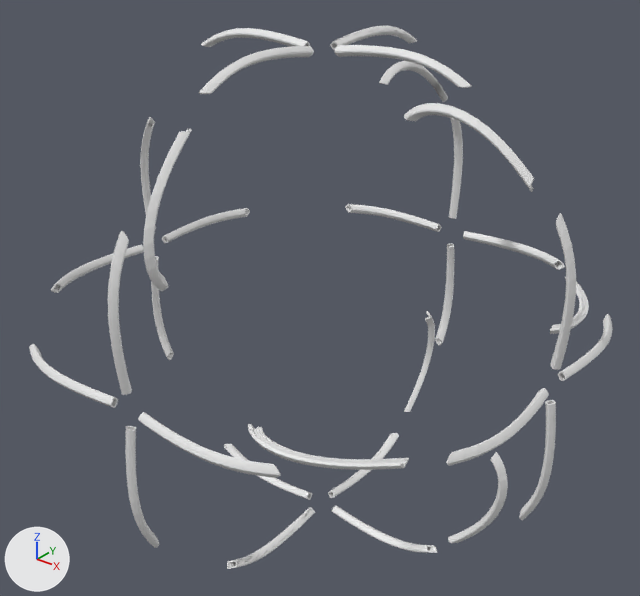
What one commit did to the Blender file 4th 4dmc.BaseGeometry.+ExtraSide.Curves.Handles (1).blend.
Both versions are drawn from a 50 mm lens placed at (0.274, -0.345, 0.217), pointed at (-0.002, 0.0, 0.003). Every picture has the same lights, and +X, +Y and +Z are marked at lower left.

The first picture shows 'F.E.Curve.Corner.SimCon', 'F.E.Curve.Corner.SimCon.001', 'F.E.Curve.Edge.InO.SimCon'.
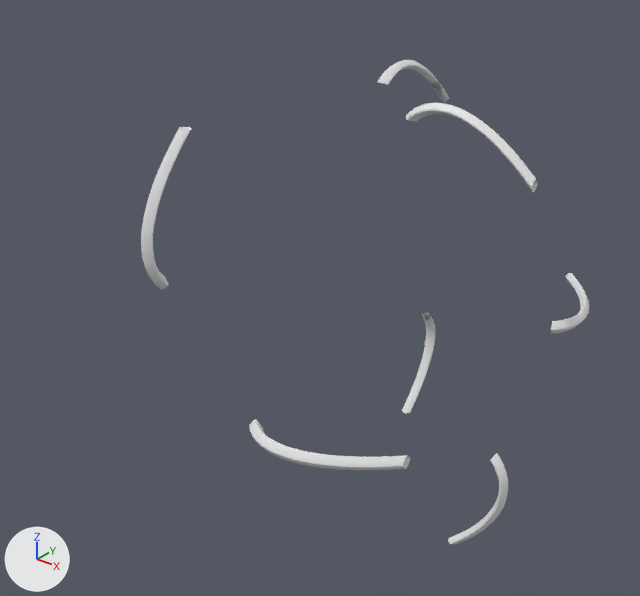
Pixel boxes [x1, y1, x2, y2] of what changed, in the pictures (640 x 596 px):
'F.E.Curve.Edge.InO.SimCon', hidden
    before: [29, 26, 613, 569]
'F.E.Curve.Corner.SimCon', reshaped, modifiers changed
    before: [143, 61, 589, 543]
    after: [141, 60, 589, 544]
'F.E.Curve.Corner.SimCon.001', no longer drawn
    before: [181, 129, 587, 466]

Edits to the bpy script that builds the scene:
```text
Change me_cube_017:
    used by ob_f_e_curve_corner_simcon; location = (0.0, 0.0, 0.0)
    remove me_cube_017.from_pydata(...)  # 188 vertices, 144 faces, 34 loose edges; spans x 0.0896..0.121, y 0.049..0.1171, z -0.0036..0.0
    add me_cube_017.from_pydata(...)  # 240 vertices, 207 faces; spans x 0.0895..0.1213, y 0.0498..0.1179, z -0.0036..0.0
    me_cube_017 part 1: the loose piece of 187 vertices spanning x 0.0896..0.121, y 0.049..0.1171, z -0.0036..0.0 is rebuilt with 240 vertices and now spans x 0.0895..0.1213, y 0.0498..0.1179, z -0.0036..0.0
Change me_cube_026:
    used by ob_f_e_curve_corner_simcon_001; location = (0.0, 0.0, 0.0)
    remove me_cube_026.from_pydata(...)  # 187 vertices, 144 faces, 34 loose edges; spans x 0.0907..0.1202, y 0.0499..0.117, z -0.0024..0.0
    add me_cube_026.from_pydata(...)  # 264 vertices, 207 faces, 48 loose edges; spans x 0.0907..0.1213, y 0.0498..0.1178, z -0.0036..0.0
    me_cube_026 part 2: 187 vertices removed from x 0.0907..0.1202, y 0.0499..0.117, z -0.0024..0.0; 264 vertices added at x 0.0907..0.1213, y 0.0498..0.1178, z -0.0036..0.0
Change ob_f_e_curve_edge_ino_simcon:
    add ob_f_e_curve_edge_ino_simcon.hide_viewport = True
Change ob_f_e_curve_corner_simcon:
    remove _m = ob_f_e_curve_corner_simcon.modifiers.new('Solidify', 'SOLIDIFY')
    remove _m.thickness = 0.0008
    remove _m.offset = 1.0
    remove _m.use_even_offset = True
    remove _m.use_quality_normals = True
    remove _m.nonmanifold_thickness_mode = 'FIXED'
    remove _m.nonmanifold_merge_threshold = 0.0003
    where _m = ob_f_e_curve_corner_simcon.modifiers.new('Mirror', 'MIRROR')
    _m.use_axis: (False, False, False) -> (False, False, True)
```
